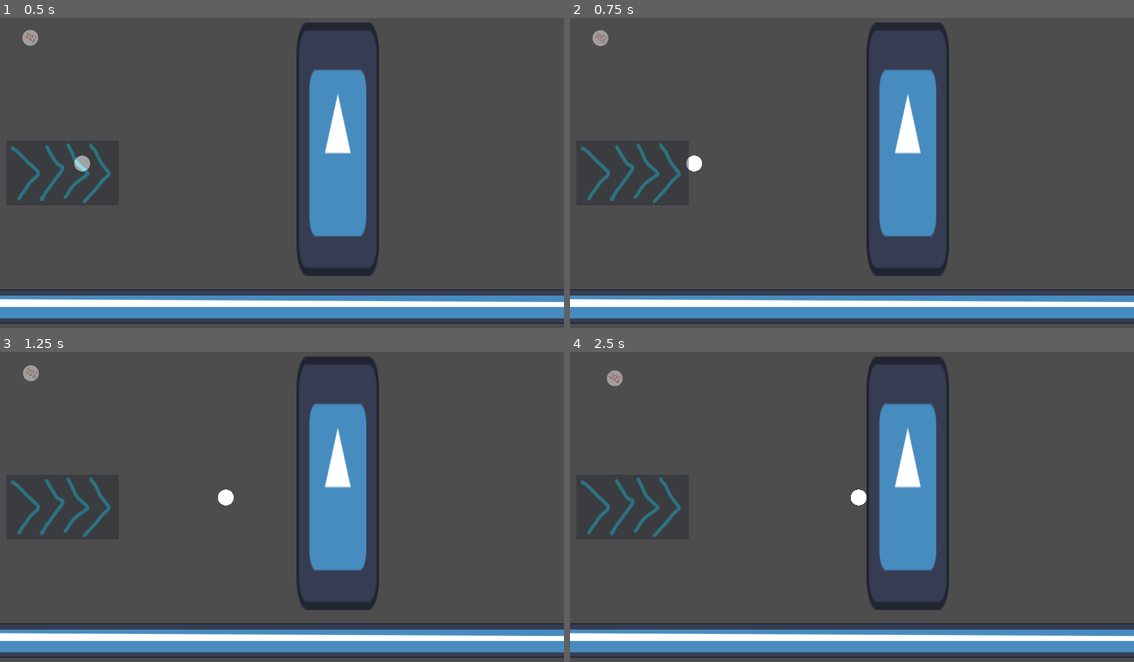
Above: before the commit, frames 1-4 (two rows, left to right).
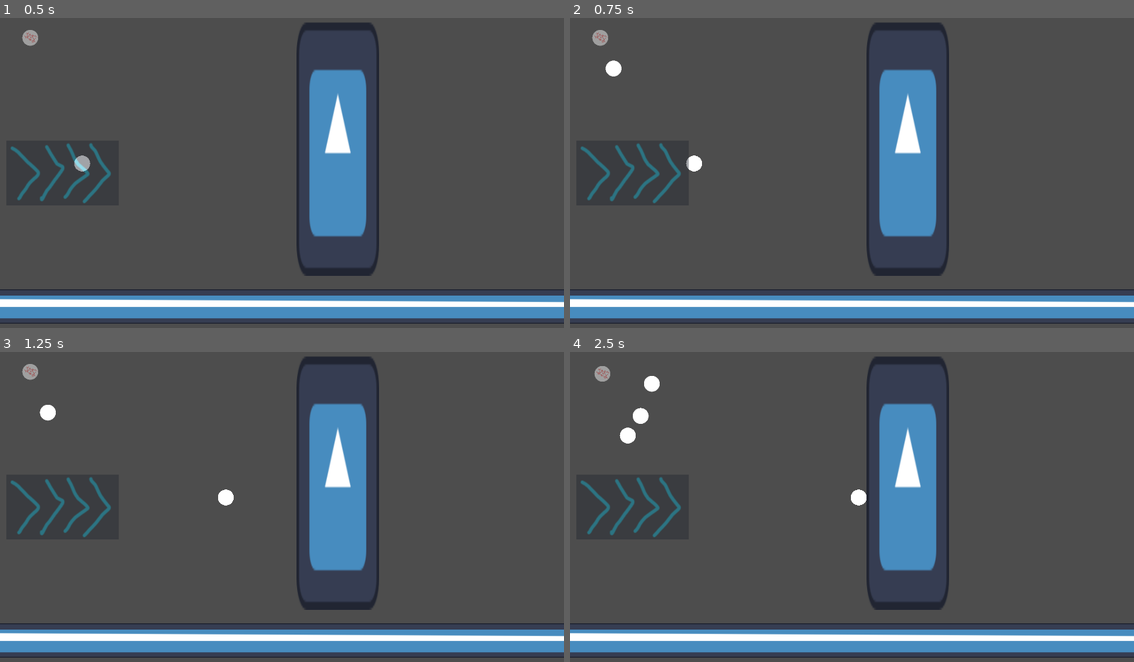
Above: after the commit, the same moments.

Repository: cmaciver/double-bubble-ggj
Game: Godot game, scene res://src/cam-test-scene.tscn
Two runs of this game, one before a commit and one after it. Both use one fixed random seed, a clock stepped at 60 frames per second and the inputs below. This scene is started directly instead of the project's main scene. The engine's default icon, where the game draws it, is replaced by a stand-in: a white triangle on a blue panel in a dark square.
Inputs (mouse positions are in pixels of both pictures, inside the frame that each line leads up to):
- Up to frame 1 (0.5 s): no input
- Up to frame 2 (0.75 s): move the mouse to (654, 163) at 0.52 s; press the mouse at (654, 163) at 0.53 s; hold D (platform_right) from 0.53 s (still down)
- Up to frame 3 (1.25 s): keep holding D (platform_right); tap Space (platform_jump) at 0.77 s; right-click (84, 497) at 0.8 s
- Up to frame 4 (2.5 s): move the mouse to (739, 522) at 1.27 s; release the mouse at (739, 522) at 1.28 s; right-click (739, 522) at 1.35 s; tap Space (platform_jump) at 1.52 s; click (739, 522) at 1.55 s; move the mouse to (908, 438) at 2.02 s; release D (platform_right) at 2.03 s; press the mouse at (908, 438) at 2.03 s; hold A (platform_left) from 2.03 s (still down); right-click (908, 438) at 2.3 s

Frame 1 is identical in both runs. In frame 2, 0.1% of the frame differs, in the area x 3-10%, y 3-19%; in frame 3, 0.2%; in frame 4, 0.6%, in the area x 4-16%, y 4-30%.
Error before the commit: Parse Error: Identifier "BubbleCharacter" not declared in the current scope. (res://src/bubble.gd:14)

Commit message:
whoops my bad heres' rest of the scrip

Diff:
--- a/double-bubble/src/bubble-character.tscn
+++ b/double-bubble/src/bubble-character.tscn
@@ -27,3 +27,5 @@
 [node name="RayCast2DCenter" type="RayCast2D" parent="."]
 
 [node name="RayCast2DRight" type="RayCast2D" parent="."]
+
+[connection signal="mouse_entered" from="." to="." method="_on_mouse_entered"]
--- a/double-bubble/src/bubble.gd
+++ b/double-bubble/src/bubble.gd
@@ -16,3 +16,7 @@
 
 func _on_mouse_exited() -> void:
 	BubbleCharacter.hovered_bubble = null
+
+func pop():
+	# add animation data & sound effect
+	queue_free()
--- a/double-bubble/src/bubble_character.gd
+++ b/double-bubble/src/bubble_character.gd
@@ -1,15 +1,27 @@
 extends RigidBody2D
+class_name BubbleCharacter
 
-const SPEED = 300.0
-@onready var SCAN_WIDTH = 10
+@export var max_bubbles = 3
+@export var current_bubbles = 0
+var bubble_scene = preload("res://src/bubble.tscn")
 
+static var hovered_bubble = null
 
+@export var SCAN_WIDTH = 10 # in degrees
 @onready var center_ray = $RayCast2DCenter
 @onready var left_ray = $RayCast2DLeft
 @onready var right_ray = $RayCast2DRight
 
 func _integrate_forces(state: PhysicsDirectBodyState2D) -> void:
-	if Input.is_action_pressed("l_click"):
+	if Input.is_action_just_pressed("l_click"):
+		if (hovered_bubble != null): # a bubble was clicked, pop it
+			pass
+		else:
+			spawn_bubble()
+
+
+
+	if Input.is_action_just_pressed("r_click"):
 		center_ray.target_position = get_global_mouse_position() - position
 		var norm = center_ray.target_position.normalized()
 		var mag = center_ray.target_position.length()
@@ -27,8 +39,14 @@
 
 		apply_force(cool_ray.normalized() * 500) # make this scale on distance
 
+func spawn_bubble():
+	if (current_bubbles + 1 > max_bubbles):
+		# maybe do a sound effect later?
+		return
 
-
-	if Input.is_action_just_pressed("r_click"):
-		#update_mouse()
-		pass
+	var new_bubble : Bubble = bubble_scene.instantiate()
+	current_bubbles += 1
+	call_deferred("add_sibling", new_bubble)
+	var dir = get_global_mouse_position() - position
+	new_bubble.position = position + dir.normalized() * 100
+	new_bubble.apply_force(dir * 10)
--- a/double-bubble/src/cam-test-scene.tscn
+++ b/double-bubble/src/cam-test-scene.tscn
@@ -17,6 +17,7 @@
 [node name="Bubble Character" parent="." instance=ExtResource("2_k3bug")]
 position = Vector2(103.137, 74.8654)
 can_sleep = false
+SCAN_WIDTH = 5
 
 [node name="WindArea" parent="." instance=ExtResource("4_6utqk")]
 position = Vector2(213, 537)
Not shown: 1 places in double-bubble/src/test-platform.tscn that only renumber resources
